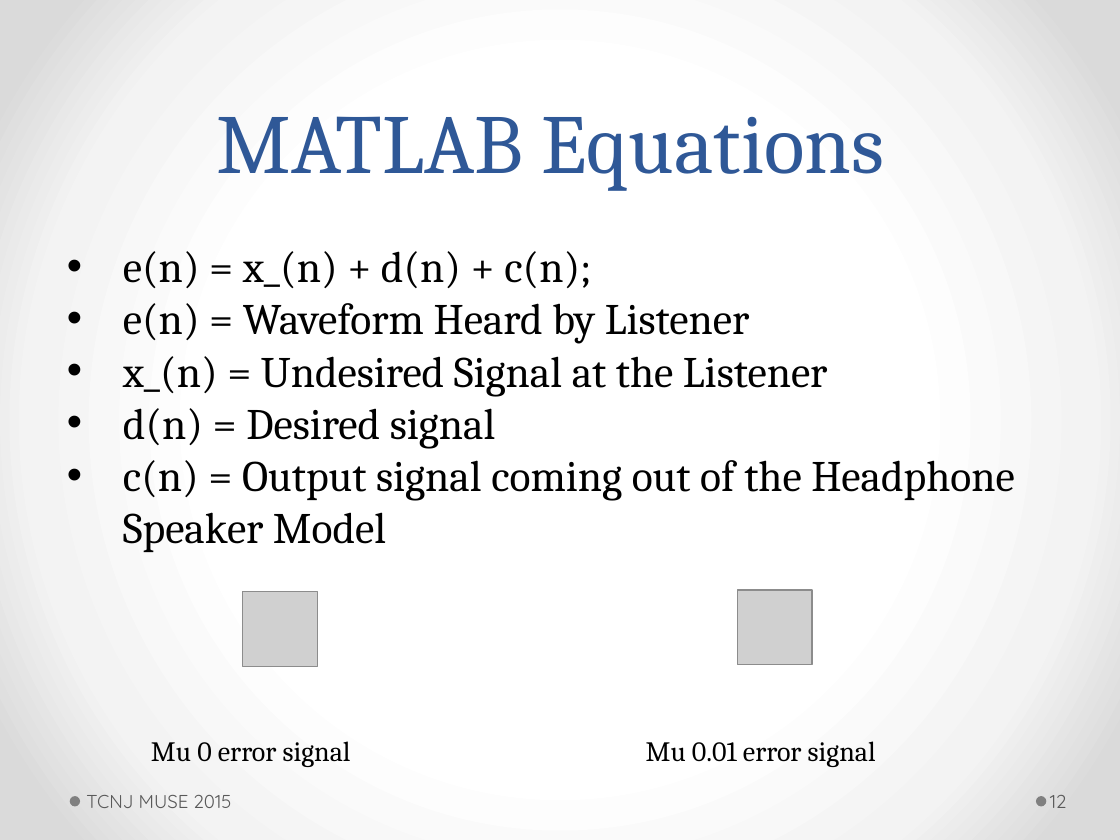
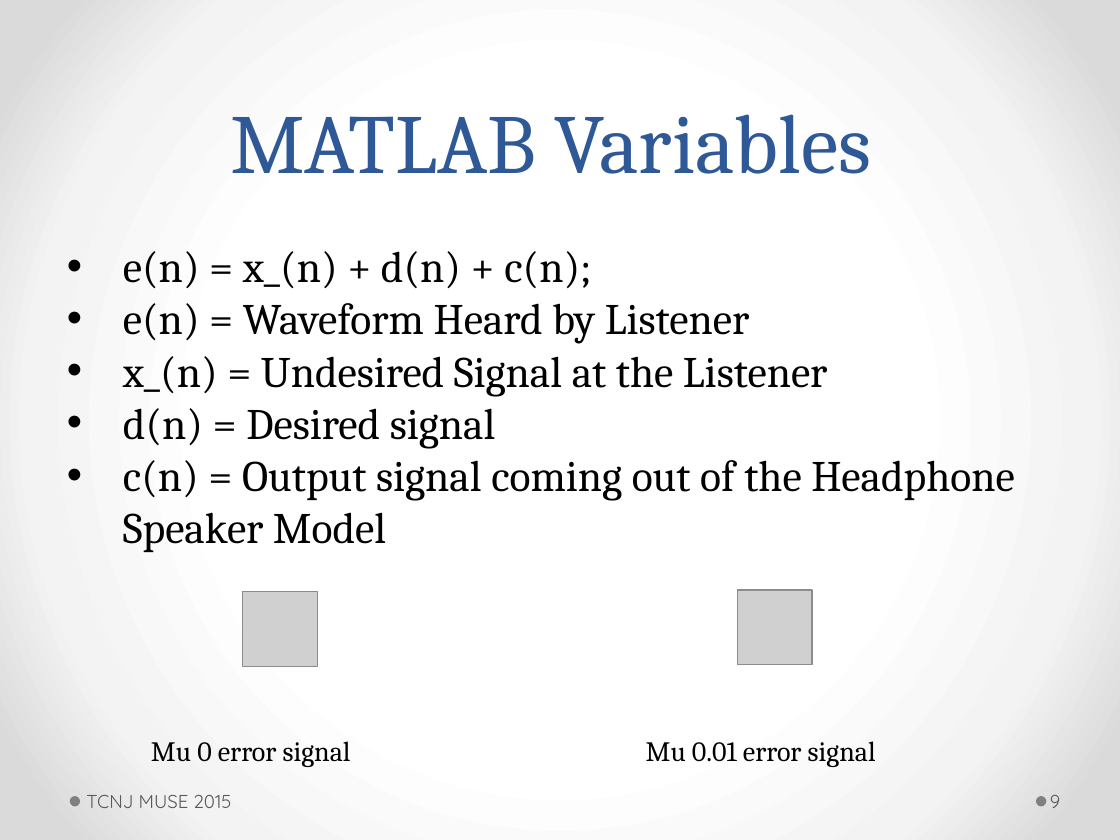
Before and after one commit to ActiveNoiseCancellationResearch/MUSE-Research, a slide deck: slide 9 of proj_anc/doc/jswift/7_23_2015_powerpoint.pptm (slide 12 before the commit). Drawn at 1120x840 pixels with LibreOffice and Linux fonts; fonts in the diff are those of the drawing; grey boxes stand for pictures. Boxes give left, top, right and bottom in pixels: in the first picture for what was removed or moved away, otherwise in the second. Text is boxed around its words. In the diff, an @@ line names an element or a change of style, - is before the commit and + after.

```diff
--- a/proj_anc/doc/jswift/7_23_2015_powerpoint.pptm
+++ b/proj_anc/doc/jswift/7_23_2015_powerpoint.pptm
@@ title at <box>230,114,872,174</box>: text changed @@
-MATLAB Equations
+MATLAB Variables
@@ page number at <box>1050,795,1060,808</box>: text changed @@
-12
+9
```
Also in this commit, not shown: 6 other slides changed, 1 slide added, 1 slide removed.
